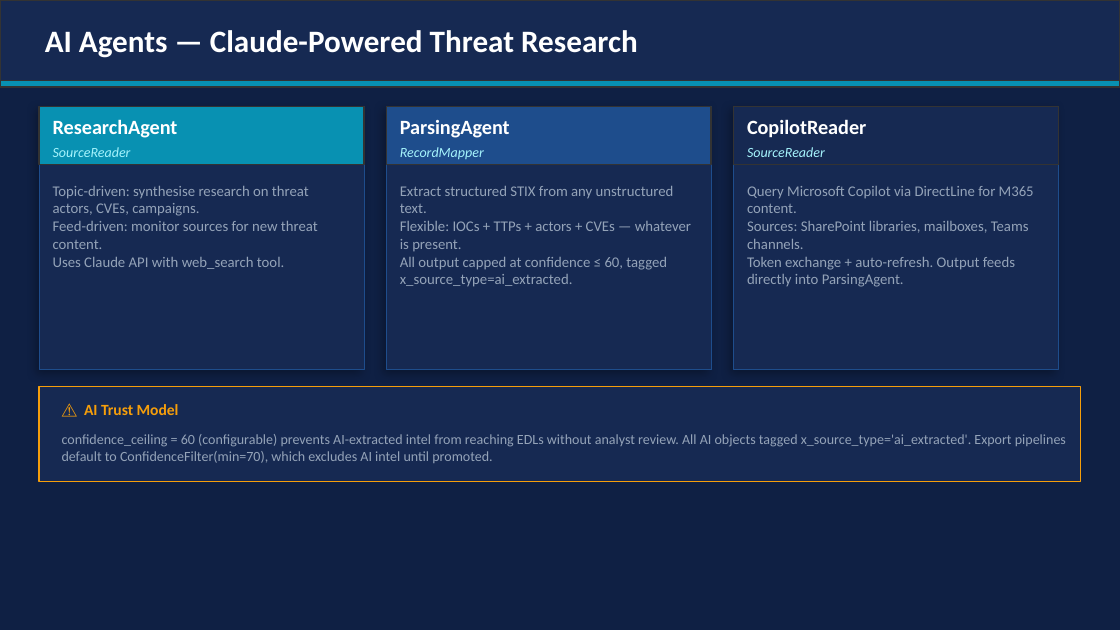
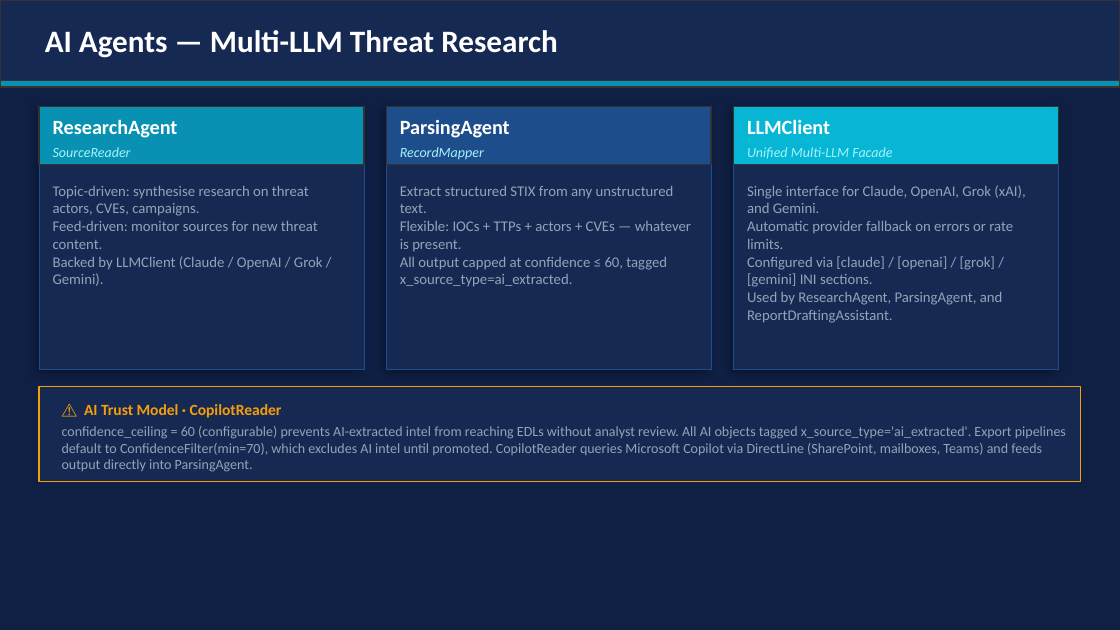
Before and after one commit to wrhalpin/GNAT, a slide deck: slide 9 of GNAT-Presentation.pptx. Drawn at 1120x630 pixels with LibreOffice and Linux fonts; fonts in the diff are those of the drawing. Boxes give left, top, right and bottom in pixels: in the first picture for what was removed or moved away, otherwise in the second. Text is boxed around its words. In the diff, an @@ line names an element or a change of style, - is before the commit and + after.

```diff
--- a/GNAT-Presentation.pptx
+++ b/GNAT-Presentation.pptx
@@ text at (45, 30, 558, 58): text changed @@
-AI Agents — Claude-Powered Threat Research
+AI Agents — Multi-LLM Threat Research
@@ rectangle at (734, 106, 1058, 165): fill #162952 to #06B6D4 @@
@@ text at (747, 119, 830, 134): text changed @@
-CopilotReader
+LLMClient
@@ text at (747, 147, 892, 159): text changed @@
-SourceReader
+Unified Multi-LLM Facade
@@ text at (747, 185, 1025, 323): text changed @@
-Query Microsoft Copilot via DirectLine for M365 content.
-Sources: SharePoint libraries, mailboxes, Teams channels.
-Token exchange + auto-refresh. Output feeds directly into ParsingAgent.
+Single interface for Claude, OpenAI, Grok (xAI), and Gemini.
+Automatic provider fallback on errors or rate limits.
+Configured via [claude] / [openai] / [grok] / [gemini] INI sections.
+Used by ResearchAgent, ParsingAgent, and ReportDraftingAssistant.
@@ text at (53, 256, 323, 286): text changed @@
-Uses Claude API with web_search tool.
+Backed by LLMClient (Claude / OpenAI / Grok / Gemini).
@@ text at (84, 404, 282, 418): text changed @@
-⚠ AI Trust Model
+⚠ AI Trust Model · CopilotReader
@@ text at (62, 426, 1066, 472): text changed @@
-confidence_ceiling = 60 (configurable) prevents AI-extracted intel from reaching EDLs without analyst review. All AI objects tagged x_source_type='ai_extracted'. Export pipelines default to ConfidenceFilter(min=70), which excludes AI intel until promoted.
+confidence_ceiling = 60 (configurable) prevents AI-extracted intel from reaching EDLs without analyst review. All AI objects tagged x_source_type='ai_extracted'. Export pipelines default to ConfidenceFilter(min=70), which excludes AI intel until promoted. CopilotReader queries Microsoft Copilot via DirectLine (SharePoint, mailboxes, Teams) and feeds output directly into ParsingAgent.
```
Also in this commit, not shown: 8 other slides changed, 1 other file.
